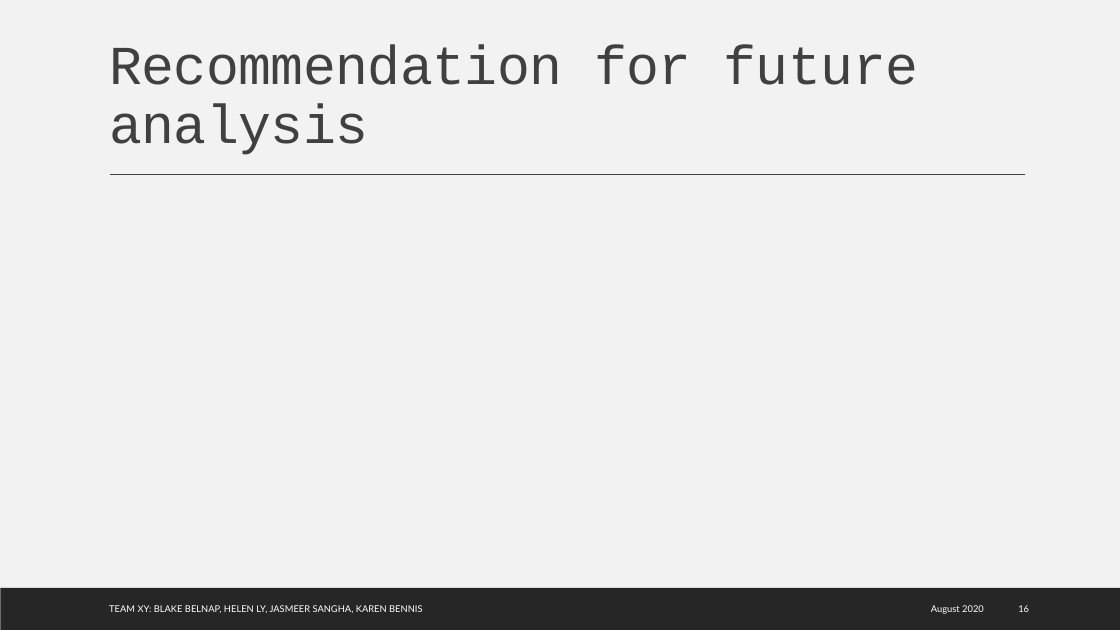
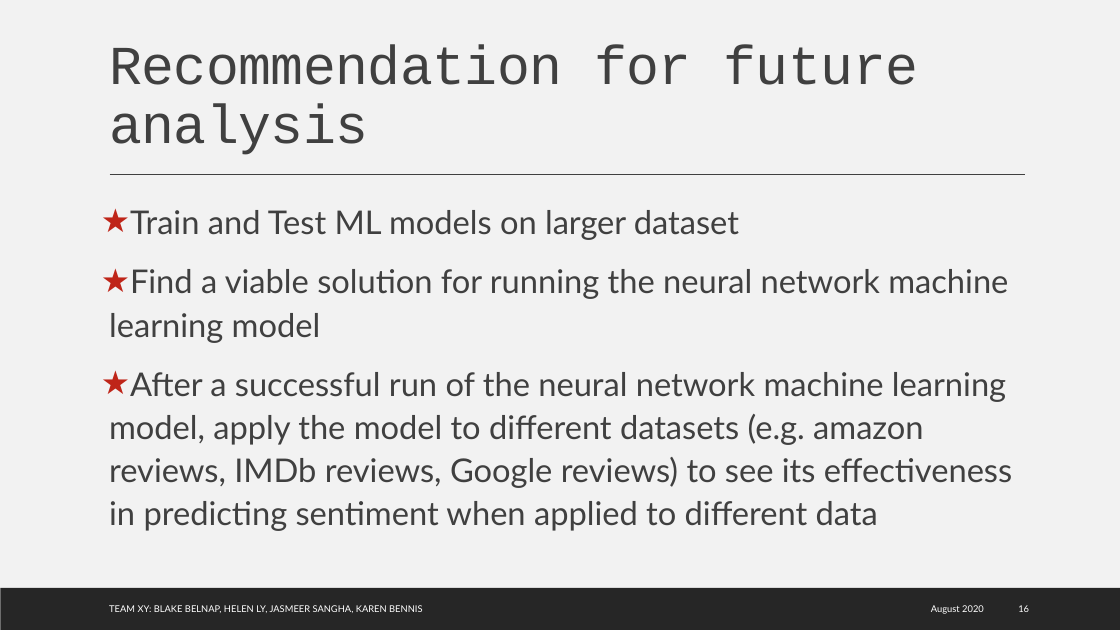
Before and after one commit to karenbennis/Xy, a slide deck: slide 16 of Team Xy Presentation.pptx. Drawn at 1120x630 pixels with LibreOffice and Linux fonts; fonts in the diff are those of the drawing; background and template pictures are left out. Boxes give left, top, right and bottom in pixels: in the first picture for what was removed or moved away, otherwise in the second. Text is boxed around its words. In the diff, an @@ line names an element or a change of style, - is before the commit and + after.

```diff
--- a/Team Xy Presentation.pptx
+++ b/Team Xy Presentation.pptx
@@ text added at box(109, 210, 1012, 531), 28 pt, text #404040 @@
+★ Train and Test ML models on larger dataset
+★ Find a viable solution for running the neural network machine learning model
+★ After a successful run of the neural network machine learning model, apply the model to different datasets (e.g. amazon reviews, IMDb reviews, Google reviews) to see its effectiveness in predicting sentiment when applied to different data
```
Also in this commit, not shown: 5 other slides changed.
